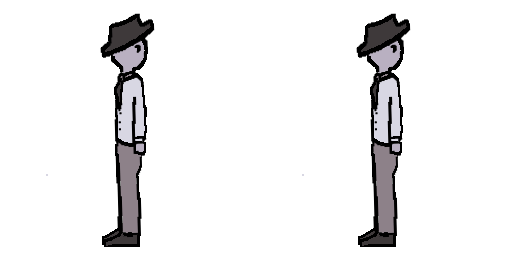
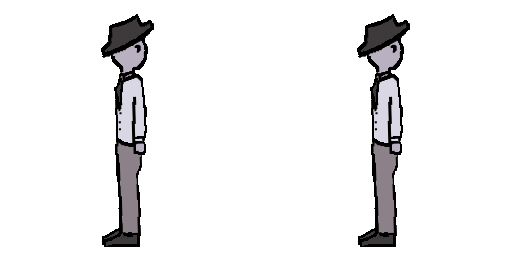
Layered file, before and after one edit (512 x 256). Changes by layer:
hid "Layer 2" over (302, 13, 411, 229)
added layer "Layer 4" above "Layer 1" over (357, 14, 410, 229)
painted on "Layer 1" over (46, 13, 155, 229)
